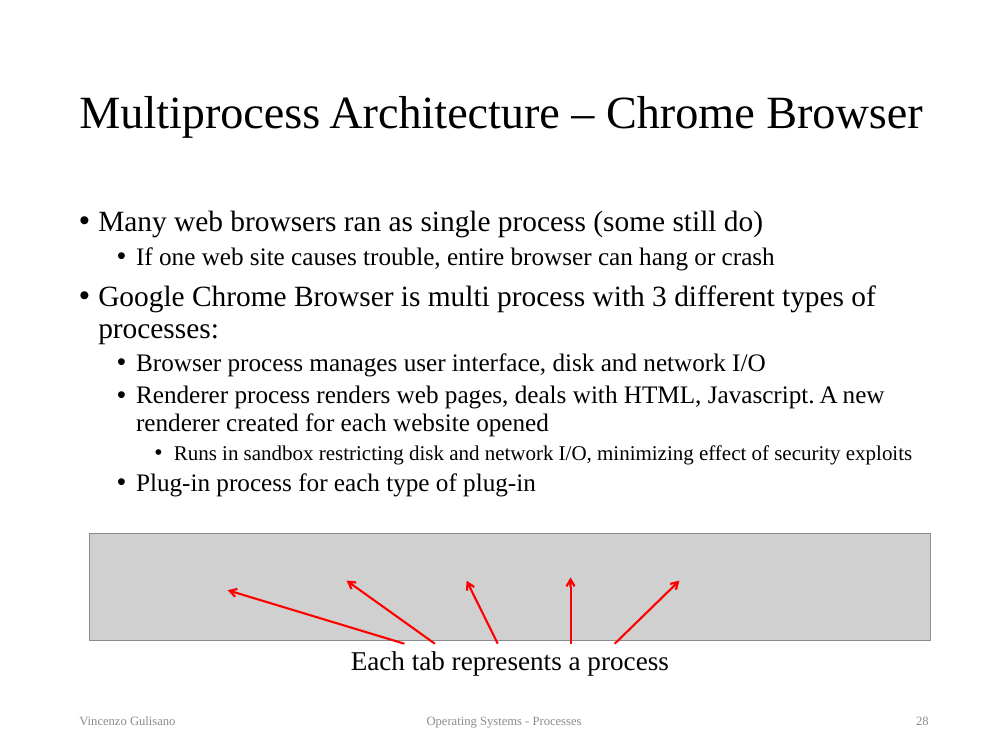
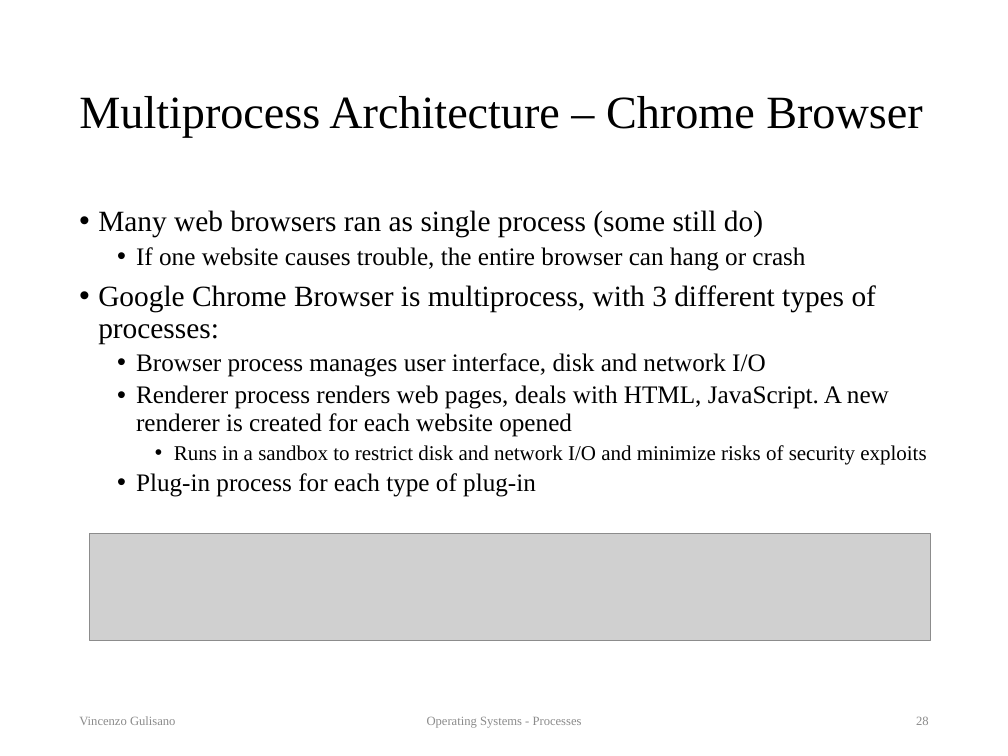
Before and after one commit to vincenzo-gulisano/os_material, a slide deck: slide 28 of slides/processes.pptx. Drawn at 1008x756 pixels with LibreOffice and Linux fonts; fonts in the diff are those of the drawing; grey boxes stand for pictures. Boxes give left, top, right and bottom in pixels: in the first picture for what was removed or moved away, otherwise in the second. Text is boxed around its words. In the diff, an @@ line names an element or a change of style, - is before the commit and + after.

Commit message:
Polished processes slides (mainly typos and broken sentences, but also some sentence that was possibly confusing / over-simplifying). Slightly updated exerices at the end too

```diff
--- a/slides/processes.pptx
+++ b/slides/processes.pptx
@@ text at (98,247,876,344): text changed @@
-  • If one web site causes trouble, entire browser can hang or crash
-• Google Chrome Browser is multi process with 3 different types of processes:
+  • If one website causes trouble, the entire browser can hang or crash
+• Google Chrome Browser is multiprocess, with 3 different types of processes:
@@ text at (136,385,926,464): text changed @@
-  • Renderer process renders web pages, deals with HTML, Javascript. A new renderer created for each website opened
-    • Runs in sandbox restricting disk and network I/O, minimizing effect of security exploits
+  • Renderer process renders web pages, deals with HTML, JavaScript. A new renderer is created for each website opened
+    • Runs in a sandbox to restrict disk and network I/O and minimize risks of security exploits
@@ arrow removed from (404, 644) to (228, 591) @@
@@ arrow removed from (434, 644) to (347, 581) @@
@@ arrow removed from (498, 644) to (467, 581) @@
@@ arrow removed from (571, 644) to (571, 578) @@
@@ arrow removed from (615, 644) to (679, 581) @@
@@ text removed at (351,651,668,676) @@
-Each tab represents a process
```
Also in this commit, not shown: 39 other slides changed, 3 other files.
